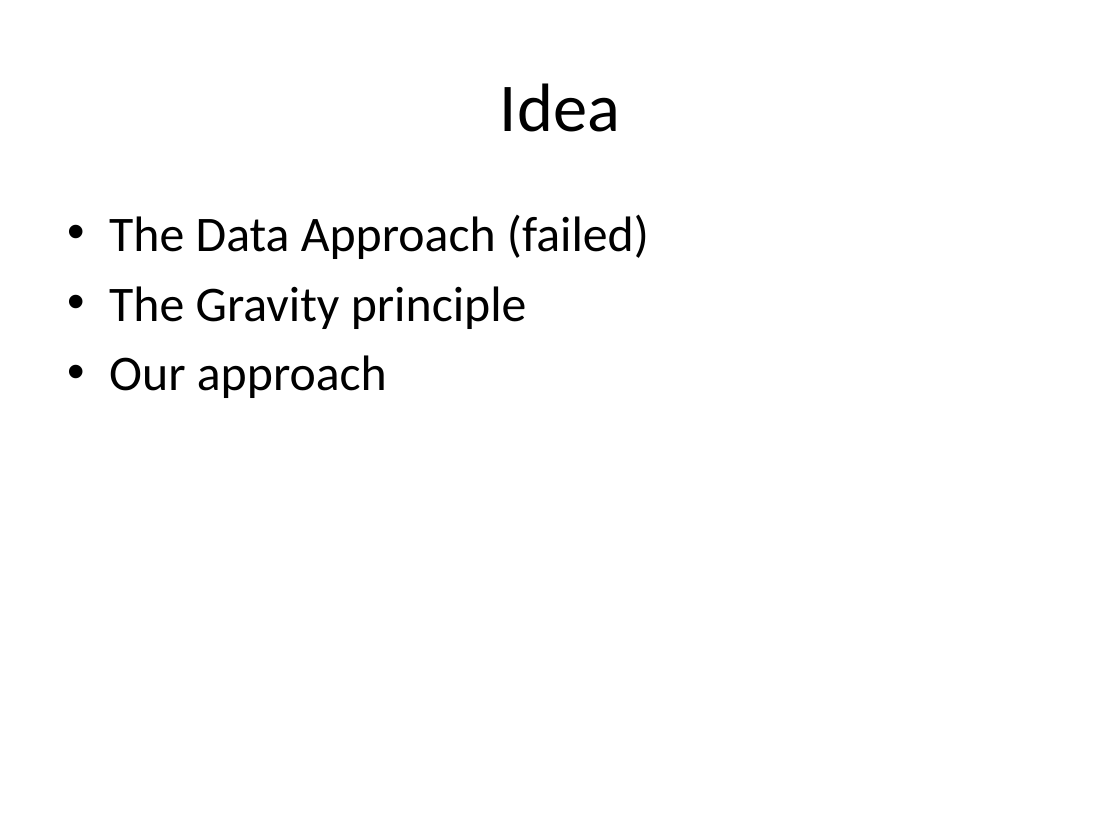
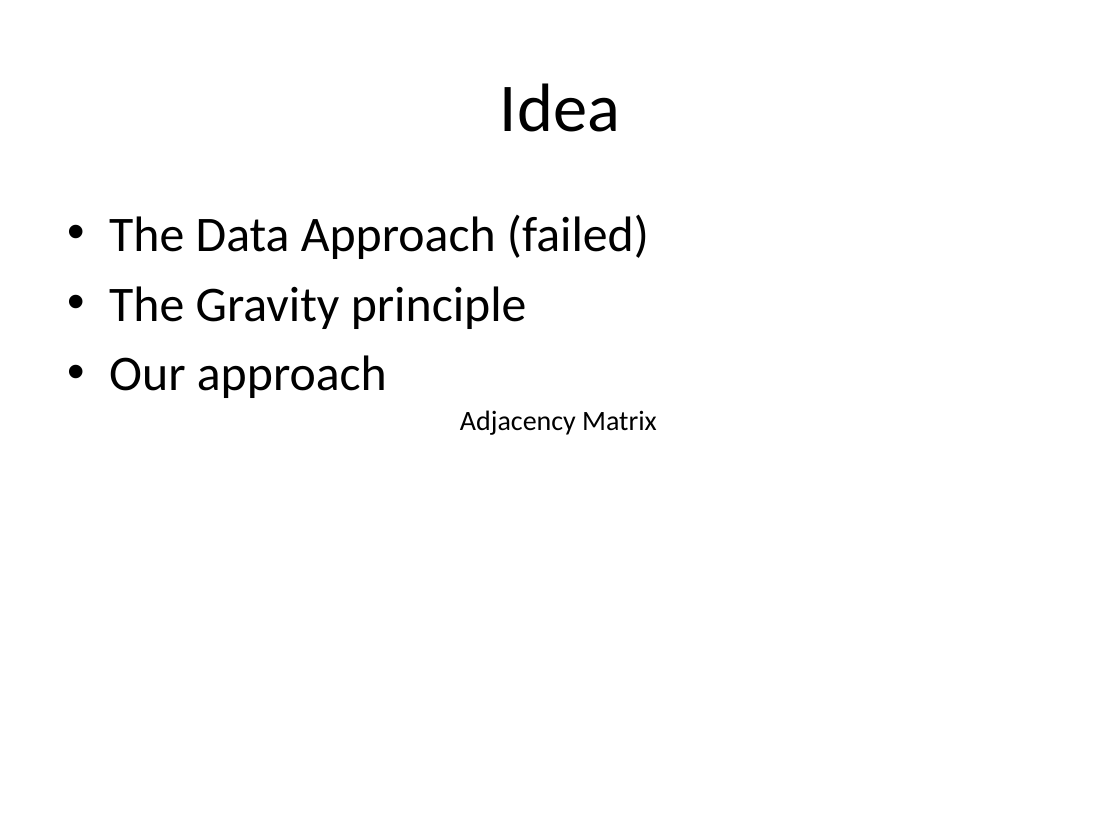
Before and after one commit to EleSwag/Elias-und-Mario, a slide deck: slide 5 of presentation/Test.pptx (slide 7 before the commit). Drawn at 1120x840 pixels with LibreOffice and Linux fonts; fonts in the diff are those of the drawing. Boxes give left, top, right and bottom in pixels: in the first picture for what was removed or moved away, otherwise in the second. Text is boxed around its words. In the diff, an @@ line names an element or a change of style, - is before the commit and + after.

```diff
--- a/presentation/Test.pptx
+++ b/presentation/Test.pptx
@@ text added at <box>460,410,657,435</box>, 18 pt, text #000000 @@
+Adjacency Matrix
```
Also in this commit, not shown: 1 other slide changed, 3 slides removed, 1 other file.
